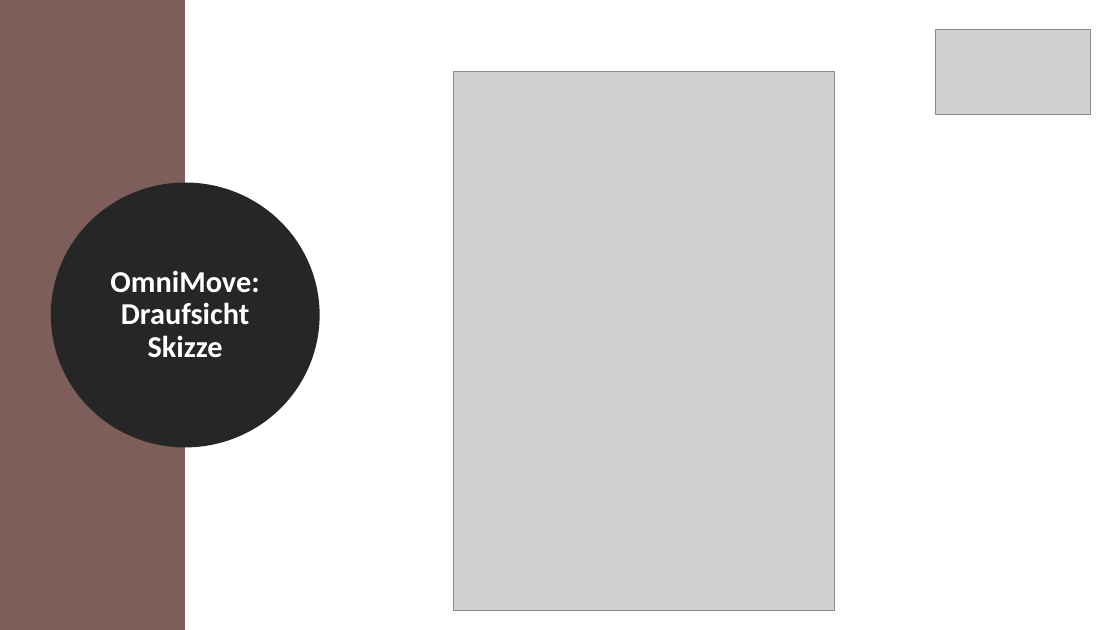
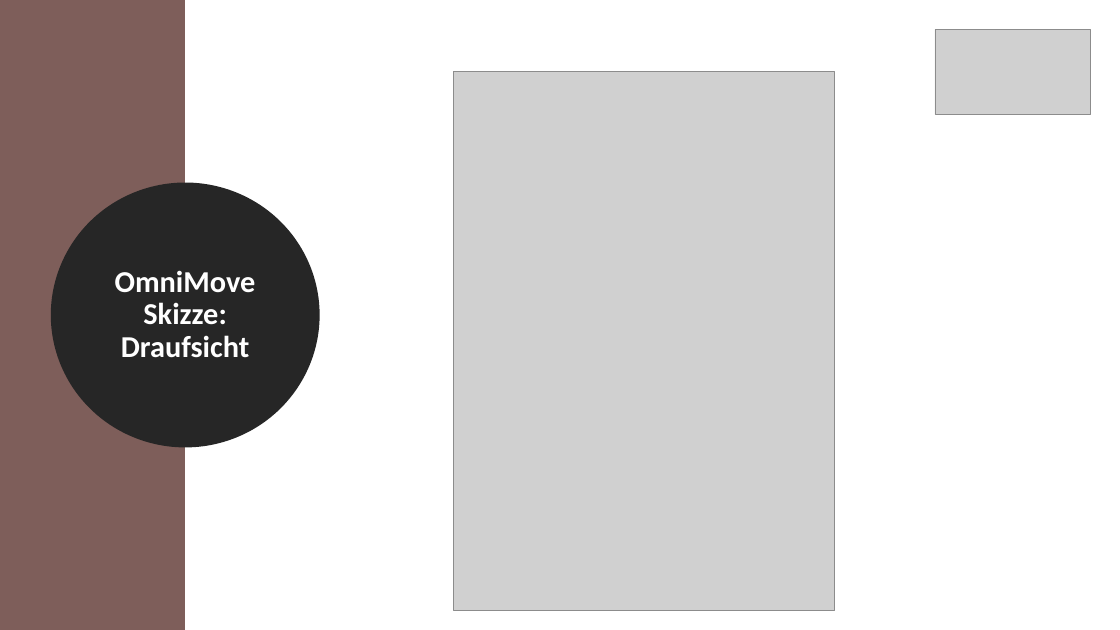
Before and after one commit to Khodii/OmniMoveCar, a slide deck: slide 4 of Praktikum Produktionstechnik M2.pptx. Drawn at 1120x630 pixels with LibreOffice and Linux fonts; fonts in the diff are those of the drawing; grey boxes stand for pictures. Boxes give left, top, right and bottom in pixels: in the first picture for what was removed or moved away, otherwise in the second. Text is boxed around its words. In the diff, an @@ line names an element or a change of style, - is before the commit and + after.

Commit message:
Add files via upload
jetzt aber wirklich mit nicks skizzen

```diff
--- a/Praktikum Produktionstechnik M2.pptx
+++ b/Praktikum Produktionstechnik M2.pptx
@@ text in ellipse at box(115, 270, 256, 358): text changed @@
-OmniMove: Draufsicht Skizze
+OmniMove
+Skizze: Draufsicht
```
Also in this commit, not shown: 1 other slide changed, 1 slide added.
